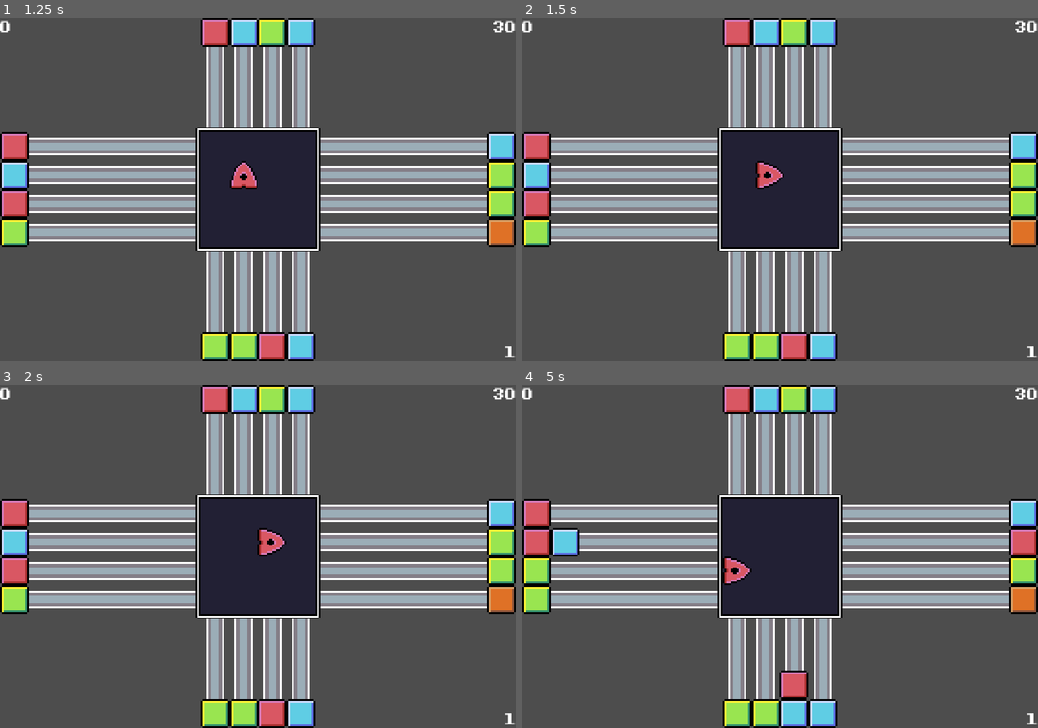
Above: before the commit, frames 1-4 (two rows, left to right).
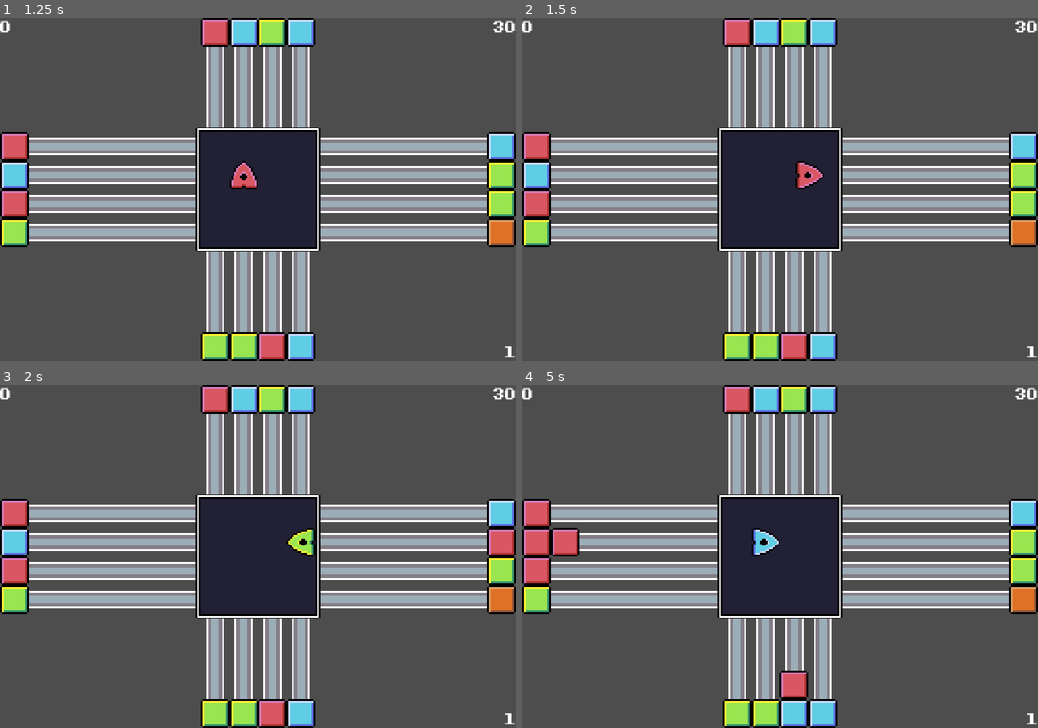
Above: after the commit, the same moments.

Repository: Crestor123/zoop
Game: Godot game, scene res://scenes/game.tscn
Two runs of this game, one before a commit and one after it. Both use one fixed random seed, a clock stepped at 60 frames per second and the inputs below.
Inputs (mouse positions are in pixels of both pictures, inside the frame that each line leads up to):
- Up to frame 1 (1.25 s): click "Play" at 0.5 s
- Up to frame 2 (1.5 s): move the mouse to (893, 172) at 1.27 s; hold D (right) from 1.28 s (still down); tap X (cycle_powerup) at 1.35 s; click (893, 172) at 1.42 s
- Up to frame 3 (2 s): keep holding D (right); tap Space (dash) at 1.55 s
- Up to frame 4 (5 s): release D (right) at 2 s; drag from (676, 573) to (795, 542) at 2.02 s; move the mouse to (831, 481) at 2.77 s; hold D (right) 2.78-3.5 s; tap X (cycle_powerup) at 2.85, 4.35 s; tap Space (dash) at 3.05, 4.55 s; drag from (754, 625) to (625, 505) at 3.52 s; move the mouse to (934, 607) at 4.27 s; hold A (left) from 4.28 s (still down)

Frame 1 is identical in both runs. In frame 2, 0.6% of the frame differs, in the area x 45-59%, y 41-50%; in frame 3, 1.0%; in frame 4, 1.7%, in the area x 0-100%, y 41-59%.

Commit message:
Fixed a bug with using powerups

Diff:
--- a/objects/player/controller.gd
+++ b/objects/player/controller.gd
@@ -13,8 +13,9 @@
 }
 
 
-func _process(delta):
+func _input(event):
 	if Input.is_action_just_pressed("cycle_powerup"):
+		print("powerup pressed")
 		powerup.emit()
 
 	if Input.is_action_just_pressed("dash"):
--- a/objects/player/player_ship.gd
+++ b/objects/player/player_ship.gd
@@ -49,7 +49,7 @@
 	position = position.snapped(Vector2.ONE * stride)
 	position += Vector2.ONE * stride / 2
 
-	current_controller = TouchController
+	current_controller = Controller
 
 	TouchscreenControls.connect_signals(TouchController)
 
@@ -75,6 +75,7 @@
 
 ## Selects an available powerup from the player's list of powerups.
 func cycle_powerup():
+	print("powerup")
 	if cur_state == State.DASH or active == false:
 		return
 
@@ -107,11 +108,14 @@
 		return
 
 	if current_powerup != null:
+		print("using powerup")
 		use_powerup()
-		return
-
-	check_target()
-
+	else:
+		check_target()
+		initiate_dash()
+
+
+func initiate_dash():
 	if cur_state != State.IDLE:
 		buffered_dash = true
 		return
@@ -236,7 +240,7 @@
 func change_color(new_color : Game.BlockColor):
 	color = new_color
 	ColorComp.set_color(color)
-	print(color)
+	#print(color)
 
 ## Add a powerup to the player's list of powerups.
 ## powerup_data : The PowerupData of the powerup to add.
--- a/objects/player/touchscreen_controller.gd
+++ b/objects/player/touchscreen_controller.gd
@@ -1,6 +1,9 @@
 class_name TouchscreenController extends PlayerController
 
 signal set_dir
+
+func _input(event):
+	pass
 
 func dash_pressed():
 	dash.emit()
--- a/resources/powerups/break_color.gd
+++ b/resources/powerups/break_color.gd
@@ -13,7 +13,7 @@
 	player.s_finished_forward_dash.connect(break_blocks)
 	player.s_finished_dash.connect(cleanup)
 	player.break_all_blocks = true
-	player.dash()
+	player.initiate_dash()
 
 func break_blocks(player : Player):
 	for line : BlockLine in field.BlockLines.get_children():
--- a/resources/powerups/break_line.gd
+++ b/resources/powerups/break_line.gd
@@ -8,7 +8,7 @@
 	player.target_block = cur_target.line.get_back_block()
 	player.break_all_blocks = true
 	player.s_finished_dash.connect(cleanup)
-	player.dash()
+	player.initiate_dash()
 
 func cleanup(player : Player):
 	player.s_finished_dash.disconnect(cleanup)
Not shown, changed: export_presets.cfg
